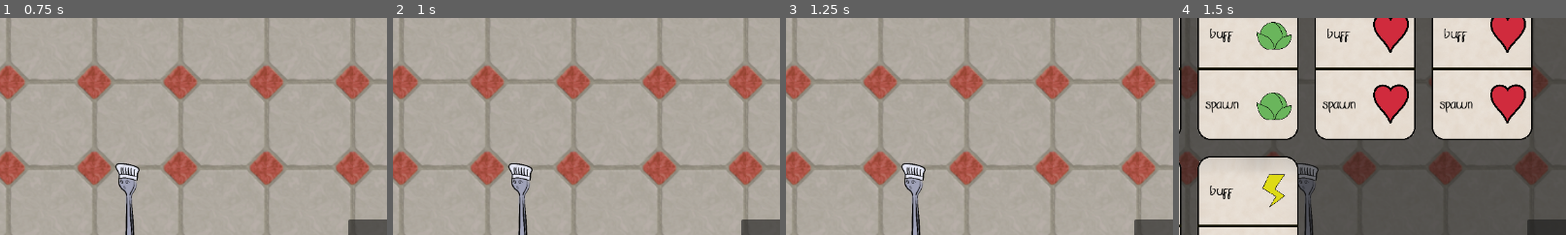
Above: before the commit, frames 1-4 (left to right).
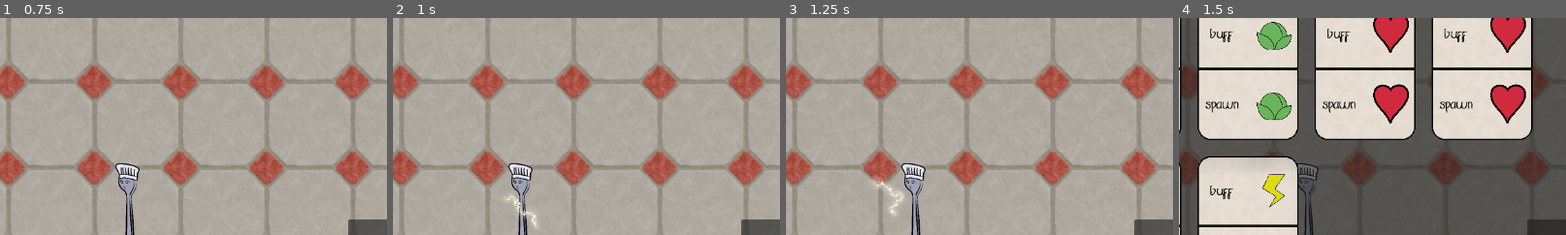
Above: after the commit, the same moments.

Repository: Lobbsterwaffles/Brocci
Game: Godot game, scene res://rootly.tscn
Two runs of this game, one before a commit and one after it. Both use one fixed random seed, a clock stepped at 60 frames per second and the inputs below.
Inputs (mouse positions are % of the whole screen's width and height, from its top left):
- Up to frame 1 (0.75 s): click (10, 78) at 0.52 s
- Up to frame 2 (1 s): no input
- Up to frame 3 (1.25 s): no input
- Up to frame 4 (1.5 s): click "deck" at 1.25 s
The pictures show only the part of the screen within x 34-83%, y 6-55%; the shares and areas given below are measured in that part.

Frame 1 is identical in both runs. In frame 2, 0.2% of the frame differs, in the area x 29-38%, y 81-97%; in frame 3, 0.4%, in the area x 22-31%, y 73-92%; in frame 4, nothing differs.

Commit message:
bonetimer

Diff:
--- a/player.gd
+++ b/player.gd
@@ -19,6 +19,7 @@
 @onready var ref_heart_lbl = get_node("/root/Rootly/ui/hud/%lbl_player_heart")
 @onready var ref_cabbage_lbl = get_node("/root/Rootly/ui/hud/%lbl_player_cabbage")
 @onready var ref_lightning_lbl = get_node("/root/Rootly/ui/hud/%lbl_player_lightning")
+
 
 
 
--- a/rootly.gd
+++ b/rootly.gd
@@ -69,7 +69,9 @@
 
 func _ready():
 	process_mode = ProcessMode.PROCESS_MODE_DISABLED
-	%Player.shoot.connect(_on_player_shoot)
+	# %Player.shoot.connect(_on_player_shoot)
+	%bone_timer.timeout.connect(shoot_bone)
+
 	%Player.get_node("pickup").area_entered.connect(
 		func(oa):
 			oa.pickup.emit()
@@ -122,12 +124,14 @@
 	b.velocity = Vector2.ZERO
 	add_child(b)
 
-func _on_player_shoot():
+func shoot_bone():
 	var b = scn_bone.instantiate()
 	b.position = %Player.position
-	var pa = %Player.rotation
+	# var pa = %Player.rotation
+	var pa = TAU * randf()
 	var prv = 200 * Vector2(cos(pa), sin(pa))
-	b.velocity = %Player.velocity + prv
+	# b.velocity = %Player.velocity + prv
+	b.velocity = prv
 	add_child(b)
 
 func play_cards():
--- a/rootly.tscn
+++ b/rootly.tscn
@@ -86,5 +86,7 @@
 [node name="poison_timer" type="Timer" parent="." unique_id=548715606]
 
 [node name="bone_timer" type="Timer" parent="." unique_id=1870035271]
+unique_name_in_owner = true
+autostart = true
 
 [node name="hero_timer" type="Timer" parent="." unique_id=669095560]
Not shown: 1 places in rootly.tscn that only renumber resources
